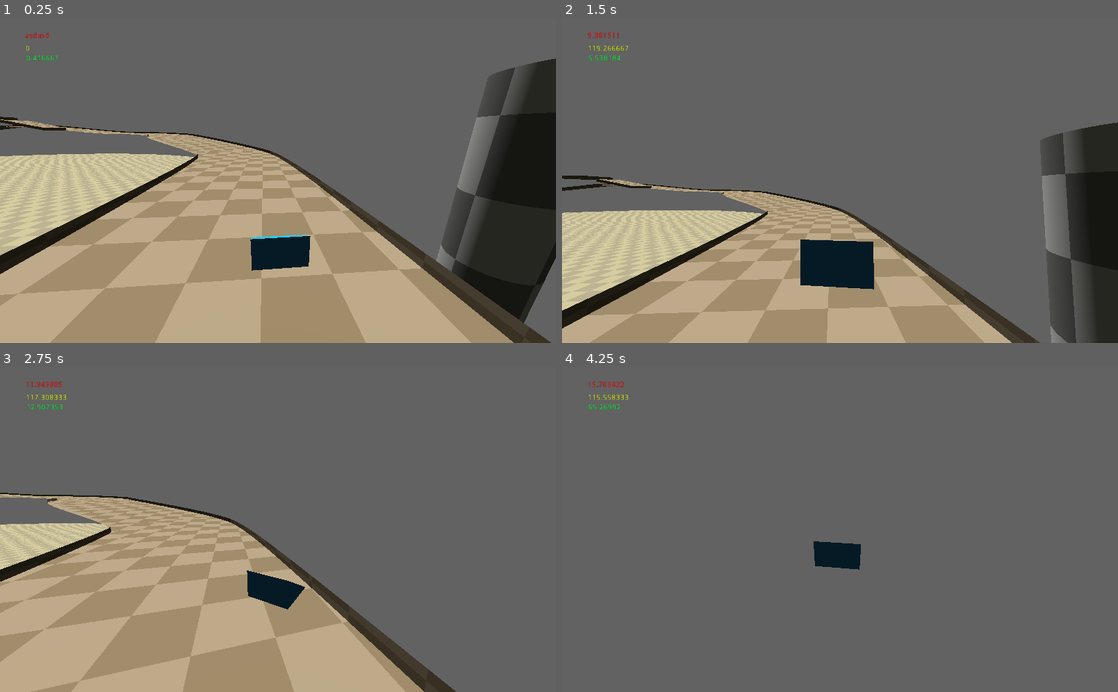
Above: before the commit, frames 1-4 (two rows, left to right).
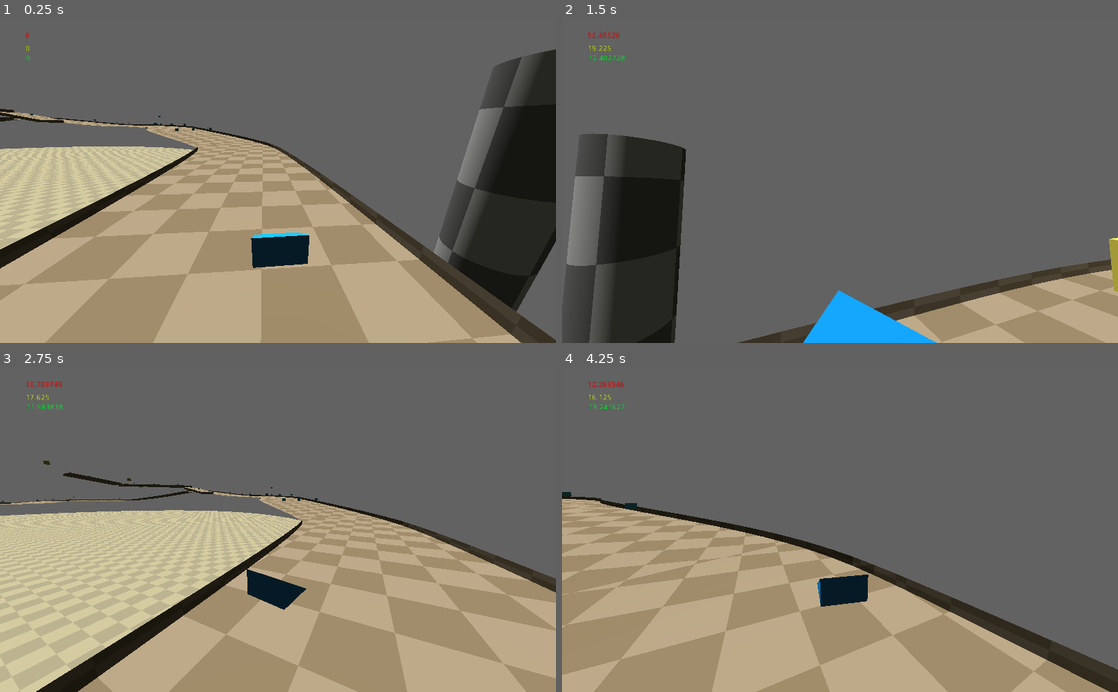
Above: after the commit, the same moments.

Repository: EdmarDev/Wind-Up-Racer
Game: Godot game, scene res://src/tracks/track.tscn
Two runs of this game, one before a commit and one after it. Both use one fixed random seed, a clock stepped at 60 frames per second and the inputs below. The project has no main scene, so this scene is started directly.
Inputs:
- Up to frame 1 (0.25 s): no input
- Up to frame 2 (1.5 s): hold D (steer_right) 0.53-1.28 s; tap Space (jump) at 0.6, 0.77, 1.07, 1.35 s; hold Shift (brake) from 1.28 s (still down)
- Up to frame 3 (2.75 s): tap Space (jump) at 1.52, 1.82, 2.1 s; release Shift (brake) at 2.03 s; hold D (steer_right) from 2.03 s (still down)
- Up to frame 4 (4.25 s): tap Space (jump) at 2.85, 3.02, 3.32, 3.6, 3.77, 4.07 s; release D (steer_right) at 3.53 s; hold A (steer_left) from 3.53 s (still down)

The runs differ from the first frame. In frame 1, 18% of the frame differs, in the area x 0-100%, y 4-100%; in frame 2, 41%; in frame 3, 42%; in frame 4, 40%.

Commit message:
Implement track design

Diff:
--- /dev/null
+++ b/src/items/BigBoost.tscn
@@ -0,0 +1,28 @@
+[gd_scene load_steps=5 format=2]
+
+[ext_resource path="res://src/items/SpeedBoost.gd" type="Script" id=1]
+
+[sub_resource type="SpatialMaterial" id=1]
+albedo_color = Color( 1, 0.945098, 0.345098, 1 )
+
+[sub_resource type="CubeMesh" id=2]
+material = SubResource( 1 )
+size = Vector3( 1.5, 1.5, 1.5 )
+
+[sub_resource type="SphereShape" id=3]
+radius = 1.2
+
+[node name="BigBoost" type="Area"]
+script = ExtResource( 1 )
+energy_recover = 7.5
+boost_strength = 25.0
+boost_duration = 1.5
+
+[node name="visual" type="Spatial" parent="."]
+
+[node name="MeshInstance" type="MeshInstance" parent="visual"]
+mesh = SubResource( 2 )
+material/0 = null
+
+[node name="CollisionShape" type="CollisionShape" parent="."]
+shape = SubResource( 3 )
--- a/src/items/SpeedBoost.gd
+++ b/src/items/SpeedBoost.gd
@@ -1,13 +1,17 @@
 extends Area
 
+export var energy_recover := 1.5
+export var boost_strength := 15.0
+export var boost_duration := .75
+
 func _ready() -> void:
-	pass # Replace with function body.
+	connect("body_entered", self, "_on_SpeedBoost_body_entered")
 
 
 func _on_SpeedBoost_body_entered(body: Node) -> void:
 	if not (body is Vehicle):
 		return
 	var vehicle := body as Vehicle
-	vehicle.recover_energy(1.5)
-	vehicle.add_boost(15, .5)
+	vehicle.recover_energy(energy_recover)
+	vehicle.add_boost(boost_strength, boost_duration)
 	queue_free()
--- a/src/items/SpeedBoost.tscn
+++ b/src/items/SpeedBoost.tscn
@@ -14,6 +14,7 @@
 
 [node name="SpeedBoost" type="Area"]
 script = ExtResource( 1 )
+energy_recover = 1.5
 
 [node name="CollisionShape" type="CollisionShape" parent="."]
 transform = Transform( 1, 0, 0, 0, 1, 0, 0, 0, 1, 0, 0.460577, 0 )
@@ -25,4 +26,3 @@
 transform = Transform( 1, 0, 0, 0, 1, 0, 0, 0, 1, 0, 0.461718, 0 )
 mesh = SubResource( 3 )
 material/0 = null
-[connection signal="body_entered" from="." to="." method="_on_SpeedBoost_body_entered"]
--- a/src/tracks/track.tscn
+++ b/src/tracks/track.tscn
@@ -1,8 +1,10 @@
-[gd_scene load_steps=19 format=2]
+[gd_scene load_steps=21 format=2]
 
 [ext_resource path="res://src/vehicle/vehicle.tscn" type="PackedScene" id=1]
 [ext_resource path="res://test/test_camera.gd" type="Script" id=2]
 [ext_resource path="res://test/test_mat.material" type="Material" id=3]
+[ext_resource path="res://src/items/SpeedBoost.tscn" type="PackedScene" id=4]
+[ext_resource path="res://src/items/BigBoost.tscn" type="PackedScene" id=5]
 
 [sub_resource type="Shader" id=1]
 code = "shader_type spatial;
@@ -66,34 +68,34 @@
 [sub_resource type="BoxShape" id=7]
 extents = Vector3( 6, 0.5, 5 )
 
-[sub_resource type="CubeMesh" id=11]
+[sub_resource type="CubeMesh" id=8]
 material = SubResource( 5 )
 size = Vector3( 20, 1, 10 )
 
-[sub_resource type="BoxShape" id=12]
+[sub_resource type="BoxShape" id=9]
 extents = Vector3( 10, 0.5, 5 )
 
-[sub_resource type="CubeMesh" id=8]
+[sub_resource type="CubeMesh" id=10]
 material = ExtResource( 3 )
-size = Vector3( 4, 10, 20 )
-
-[sub_resource type="BoxShape" id=13]
-extents = Vector3( 2, 5, 10 )
-
-[sub_resource type="CubeMesh" id=14]
+size = Vector3( 2, 10, 40 )
+
+[sub_resource type="BoxShape" id=16]
+extents = Vector3( 1, 5, 20 )
+
+[sub_resource type="CubeMesh" id=12]
 material = ExtResource( 3 )
 size = Vector3( 2, 10, 7.5 )
 
-[sub_resource type="BoxShape" id=15]
+[sub_resource type="BoxShape" id=13]
 extents = Vector3( 1, 5, 3.75 )
 
-[sub_resource type="ShaderMaterial" id=9]
+[sub_resource type="ShaderMaterial" id=14]
 shader = SubResource( 1 )
 shader_param/c1 = Color( 0.898039, 0.898039, 0.898039, 1 )
 shader_param/c2 = Color( 0.529412, 0.529412, 0.529412, 1 )
 
-[sub_resource type="CylinderMesh" id=10]
-material = SubResource( 9 )
+[sub_resource type="CylinderMesh" id=15]
+material = SubResource( 14 )
 height = 10.0
 rings = 8
 
@@ -129,7 +131,6 @@
 transform = Transform( 0.9089, 0.178929, -0.376677, -0.193156, 0.981168, -9.51979e-09, 0.369583, 0.0727573, 0.926345, -28.484, -9.53674e-07, -70.9745 )
 
 [node name="MeshInstance" type="MeshInstance" parent="road/StaticBody2"]
-transform = Transform( 1, 0, 0, 0, 1, 0, 0, 0, 1, 0, 0, 0 )
 mesh = SubResource( 6 )
 material/0 = null
 
@@ -140,7 +141,6 @@
 transform = Transform( 0.965162, -0.225133, 0.133329, 0.227161, 0.973857, 0, -0.129843, 0.0302872, 0.991072, -7.61161, 6.03787, 77.7558 )
 
 [node name="MeshInstance" type="MeshInstance" parent="road/StaticBody3"]
-transform = Transform( 1, 0, 0, 0, 1, 0, 0, 0, 1, 0, 0, 0 )
 mesh = SubResource( 6 )
 material/0 = null
 
@@ -151,7 +151,6 @@
 transform = Transform( 0.995123, 0, 0.0986424, 0, 1, 0, -0.0986424, 0, 0.995123, 6.79062, 8.54852, 74.8911 )
 
 [node name="MeshInstance" type="MeshInstance" parent="road/StaticBody4"]
-transform = Transform( 1, 0, 0, 0, 1, 0, 0, 0, 1, 0, 0, 0 )
 mesh = SubResource( 6 )
 material/0 = null
 
@@ -162,7 +161,6 @@
 transform = Transform( 0.995123, 0, 0.0986424, 0, 1, 0, -0.0986424, 0, 0.995123, 22.801, 9.13503, 70.7403 )
 
 [node name="MeshInstance" type="MeshInstance" parent="road/StaticBody5"]
-transform = Transform( 1, 0, 0, 0, 1, 0, 0, 0, 1, 0, 0, 0 )
 mesh = SubResource( 6 )
 material/0 = null
 
@@ -184,46 +182,328 @@
 transform = Transform( 0.0464574, -0.00887819, 0.998881, 0.187707, 0.982225, -9.14768e-10, -0.981126, 0.187497, 0.0472981, 37.8935, 11.7117, 49.0448 )
 
 [node name="MeshInstance" type="MeshInstance" parent="road/StaticBody6"]
-transform = Transform( 1, 0, 0, 0, 1, 0, 0, 0, 1, 0, 0, 0 )
-mesh = SubResource( 11 )
+mesh = SubResource( 8 )
 material/0 = null
 
 [node name="CollisionShape" type="CollisionShape" parent="road/StaticBody6"]
-shape = SubResource( 12 )
+shape = SubResource( 9 )
 
 [node name="walls" type="Spatial" parent="."]
 
 [node name="StaticBody" type="StaticBody" parent="walls"]
-transform = Transform( 1, 0, 0, 0, 1, 0, 0, 0, 1, 21.2233, 0, -73.9699 )
+transform = Transform( 1, 0, 0, 0, 1, 0, 0, 0, 1, 21.2233, 0, -63.9398 )
 
 [node name="MeshInstance" type="MeshInstance" parent="walls/StaticBody"]
-mesh = SubResource( 8 )
+mesh = SubResource( 10 )
 material/0 = null
 
 [node name="CollisionShape" type="CollisionShape" parent="walls/StaticBody"]
-shape = SubResource( 13 )
+shape = SubResource( 16 )
 
 [node name="StaticBody2" type="StaticBody" parent="walls"]
 transform = Transform( 0.879208, 0, 0.476438, 0, 1, 0, -0.476438, 0, 0.879208, -24.007, 4.56671, -12.6683 )
 
 [node name="MeshInstance" type="MeshInstance" parent="walls/StaticBody2"]
 transform = Transform( 1, 0, 2.98023e-08, 0, 1, 0, 0, 0, 1, 0.345049, 0, 0.0887012 )
-mesh = SubResource( 14 )
+mesh = SubResource( 12 )
 material/0 = null
 
 [node name="CollisionShape" type="CollisionShape" parent="walls/StaticBody2"]
-shape = SubResource( 15 )
+shape = SubResource( 13 )
 
 [node name="StaticBody3" type="StaticBody" parent="walls"]
 transform = Transform( 0.99684, -0.0116436, 0.0785754, 0, 0.989198, 0.146584, -0.0794334, -0.146121, 0.986073, -29.4326, 2.6556, -27.8445 )
 
 [node name="MeshInstance" type="MeshInstance" parent="walls/StaticBody3"]
-transform = Transform( 1, 0, 0, 0, 1, 0, 0, 0, 1, 0, 0, 0 )
-mesh = SubResource( 14 )
+mesh = SubResource( 12 )
 material/0 = null
 
 [node name="CollisionShape" type="CollisionShape" parent="walls/StaticBody3"]
-shape = SubResource( 15 )
+shape = SubResource( 13 )
+
+[node name="items" type="Spatial" parent="."]
+
+[node name="SpeedBoost" parent="items" instance=ExtResource( 4 )]
+transform = Transform( 1, 0, 0, 0, 1, 0, 0, 0, 1, -82.3399, 2.01525, 39.195 )
+
+[node name="SpeedBoost81" parent="items" instance=ExtResource( 4 )]
+transform = Transform( 1, 0, 0, 0, 1, 0, 0, 0, 1, -80.0097, 2.01525, 36.5063 )
+
+[node name="SpeedBoost82" parent="items" instance=ExtResource( 4 )]
+transform = Transform( 1, 0, 0, 0, 1, 0, 0, 0, 1, -85.2765, 2.01525, 42.2631 )
+
+[node name="SpeedBoost83" parent="items" instance=ExtResource( 4 )]
+transform = Transform( 1, 0, 0, 0, 1, 0, 0, 0, 1, -72.2532, 3.07909, 51.0729 )
+
+[node name="SpeedBoost2" parent="items" instance=ExtResource( 4 )]
+transform = Transform( 0.999995, 0, -0.00310668, 0, 1, 0, 0.00310668, 0, 0.999995, -74.7776, 3.04311, 53.6722 )
+
+[node name="SpeedBoost3" parent="items" instance=ExtResource( 4 )]
+transform = Transform( 0.999995, 0, -0.00310668, 0, 1, 0, 0.00310668, 0, 0.999995, -69.5804, 3.19611, 48.0323 )
+
+[node name="SpeedBoost4" parent="items" instance=ExtResource( 4 )]
+transform = Transform( 0.999995, 0, -0.00310668, 0, 1, 0, 0.00310668, 0, 0.999995, -60.2383, 3.18533, 68.5427 )
+
+[node name="SpeedBoost5" parent="items" instance=ExtResource( 4 )]
+transform = Transform( 0.999995, 0, -0.00310668, 0, 1, 0, 0.00310668, 0, 0.999995, -60.2383, 5.82261, 68.5427 )
+
+[node name="SpeedBoost6" parent="items" instance=ExtResource( 4 )]
+transform = Transform( 0.999995, 0, -0.00310668, 0, 1, 0, 0.00310668, 0, 0.999995, -34.6482, 3.5793, 90.1059 )
+
+[node name="SpeedBoost7" parent="items" instance=ExtResource( 4 )]
+transform = Transform( 0.999995, 0, -0.00310668, 0, 1, 0, 0.00310668, 0, 0.999995, -27.2242, 3.79642, 92.767 )
+
+[node name="SpeedBoost8" parent="items" instance=ExtResource( 4 )]
+transform = Transform( 0.999995, 0, -0.00310668, 0, 1, 0, 0.00310668, 0, 0.999995, -16.7366, 4.93785, 93.9523 )
+
+[node name="SpeedBoost9" parent="items" instance=ExtResource( 4 )]
+transform = Transform( 0.999995, 0, -0.00310668, 0, 1, 0, 0.00310668, 0, 0.999995, -7.78535, 6.81318, 77.6813 )
+
+[node name="SpeedBoost10" parent="items" instance=ExtResource( 4 )]
+transform = Transform( 0.999995, 0, -0.00310668, 0, 1, 0, 0.00310668, 0, 0.999995, 6.8446, 9.30526, 75.0709 )
+
+[node name="SpeedBoost11" parent="items" instance=ExtResource( 4 )]
+transform = Transform( 0.999995, 0, -0.00310668, 0, 1, 0, 0.00310668, 0, 0.999995, 22.729, 9.72298, 70.8384 )
+
+[node name="SpeedBoost12" parent="items" instance=ExtResource( 4 )]
+transform = Transform( 0.999995, 0, -0.00310668, 0, 1, 0, 0.00310668, 0, 0.999995, 36.4422, 10.1463, 66.6268 )
+
+[node name="SpeedBoost13" parent="items" instance=ExtResource( 4 )]
+transform = Transform( 0.999995, 0, -0.00310668, 0, 1, 0, 0.00310668, 0, 0.999995, 37.9013, 12.6101, 47.2391 )
+
+[node name="BigBoost" parent="items" instance=ExtResource( 5 )]
+transform = Transform( 0.999995, 0, -0.00310668, 0, 1, 0, 0.00310668, 0, 0.999995, 38.6456, 18.1336, 33.8118 )
+
+[node name="SpeedBoost14" parent="items" instance=ExtResource( 4 )]
+transform = Transform( 0.999995, 0, -0.00310668, 0, 1, 0, 0.00310668, 0, 0.999995, 26.1189, 4.62801, 88.7919 )
+
+[node name="SpeedBoost15" parent="items" instance=ExtResource( 4 )]
+transform = Transform( 0.999995, 0, -0.00310668, 0, 1, 0, 0.00310668, 0, 0.999995, 30.5806, 5.84956, 87.0967 )
+
+[node name="SpeedBoost16" parent="items" instance=ExtResource( 4 )]
+transform = Transform( 0.999995, 0, -0.00310668, 0, 1, 0, 0.00310668, 0, 0.999995, 34.5814, 3.6989, 85.7119 )
+
+[node name="SpeedBoost17" parent="items" instance=ExtResource( 4 )]
+transform = Transform( 0.999995, 0, -0.00310668, 0, 1, 0, 0.00310668, 0, 0.999995, 39.6213, 3.6989, 77.2559 )
+
+[node name="BigBoost2" parent="items" instance=ExtResource( 5 )]
+transform = Transform( 0.999995, 0, -0.00310668, 0, 1, 0, 0.00310668, 0, 0.999995, 46.2832, 13.5248, 68.964 )
+
+[node name="SpeedBoost18" parent="items" instance=ExtResource( 4 )]
+transform = Transform( 0.999995, 0, -0.00310668, 0, 1, 0, 0.00310668, 0, 0.999995, 61.2961, 0.496222, 65.0762 )
+
+[node name="SpeedBoost19" parent="items" instance=ExtResource( 4 )]
+transform = Transform( 0.999995, 0, -0.00310668, 0, 1, 0, 0.00310668, 0, 0.999995, 66.1729, 0.496222, 70.482 )
+
+[node name="SpeedBoost20" parent="items" instance=ExtResource( 4 )]
+transform = Transform( 0.999995, 0, -0.00310668, 0, 1, 0, 0.00310668, 0, 0.999995, 82.7832, 0.372336, 50.3727 )
+
+[node name="SpeedBoost21" parent="items" instance=ExtResource( 4 )]
+transform = Transform( 0.999995, 0, -0.00310668, 0, 1, 0, 0.00310668, 0, 0.999995, 82.1569, 0.394364, 43.0208 )
+
+[node name="SpeedBoost22" parent="items" instance=ExtResource( 4 )]
+transform = Transform( 0.999995, 0, -0.00310668, 0, 1, 0, 0.00310668, 0, 0.999995, 69.9602, 1.69956, 48.844 )
+
+[node name="SpeedBoost23" parent="items" instance=ExtResource( 4 )]
+transform = Transform( 0.999995, 0, -0.00310668, 0, 1, 0, 0.00310668, 0, 0.999995, 62.694, 0.452471, 35.7789 )
+
+[node name="SpeedBoost24" parent="items" instance=ExtResource( 4 )]
+transform = Transform( 0.999995, 0, -0.00310668, 0, 1, 0, 0.00310668, 0, 0.999995, 51.2273, 0.498348, 30.9805 )
+
+[node name="SpeedBoost25" parent="items" instance=ExtResource( 4 )]
+transform = Transform( 0.999995, 0, -0.00310668, 0, 1, 0, 0.00310668, 0, 0.999995, 39.9629, 0.410541, 19.9911 )
+
+[node name="SpeedBoost26" parent="items" instance=ExtResource( 4 )]
+transform = Transform( 0.976631, 0, -0.214923, 0, 1, 0, 0.214923, 0, 0.976631, 38.0732, 0.354814, 4.07644 )
+
+[node name="SpeedBoost27" parent="items" instance=ExtResource( 4 )]
+transform = Transform( 0.976631, 0, -0.214923, 0, 1, 0, 0.214923, 0, 0.976631, 42.0556, 0.354814, 5.93056 )
+
+[node name="SpeedBoost28" parent="items" instance=ExtResource( 4 )]
+transform = Transform( 0.976631, 0, -0.214923, 0, 1, 0, 0.214923, 0, 0.976631, 46.0338, 0.354814, 7.79752 )
+
+[node name="SpeedBoost29" parent="items" instance=ExtResource( 4 )]
+transform = Transform( 0.203402, 0, -0.979095, 0, 1, 0, 0.979095, 0, 0.203402, 59.1325, 0.354815, -5.21475 )
+
+[node name="SpeedBoost30" parent="items" instance=ExtResource( 4 )]
+transform = Transform( 0.203402, 0, -0.979095, 0, 1, 0, 0.979095, 0, 0.203402, 59.0697, 0.354815, -0.822325 )
+
+[node name="SpeedBoost31" parent="items" instance=ExtResource( 4 )]
+transform = Transform( 0.203402, 0, -0.979095, 0, 1, 0, 0.979095, 0, 0.203402, 58.9935, 0.354815, 3.57153 )
+
+[node name="SpeedBoost32" parent="items" instance=ExtResource( 4 )]
+transform = Transform( 0.203402, 0, -0.979095, 0, 1, 0, 0.979095, 0, 0.203402, 76.7132, 0.304788, -6.24439 )
+
+[node name="SpeedBoost33" parent="items" instance=ExtResource( 4 )]
+transform = Transform( 0.203402, 0, -0.979095, 0, 1, 0, 0.979095, 0, 0.203402, 80.2805, 0.304788, 0.699172 )
+
+[node name="SpeedBoost34" parent="items" instance=ExtResource( 4 )]
+transform = Transform( 0.203402, 0, -0.979095, 0, 1, 0, 0.979095, 0, 0.203402, 84.7976, 2.01302, -12.4113 )
+
+[node name="SpeedBoost35" parent="items" instance=ExtResource( 4 )]
+transform = Transform( 0.203402, 0, -0.979095, 0, 1, 0, 0.979095, 0, 0.203402, 95.6742, 0.366475, -34.6436 )
+
+[node name="SpeedBoost87" parent="items" instance=ExtResource( 4 )]
+transform = Transform( 0.203402, 0, -0.979095, 0, 1, 0, 0.979095, 0, 0.203402, 90.0985, 0.366475, -34.6436 )
+
+[node name="SpeedBoost36" parent="items" instance=ExtResource( 4 )]
+transform = Transform( 0.203402, 0, -0.979095, 0, 1, 0, 0.979095, 0, 0.203402, 93.3171, 0.433974, -48.2674 )
+
+[node name="SpeedBoost37" parent="items" instance=ExtResource( 4 )]
+transform = Transform( 0.203402, 0, -0.979095, 0, 1, 0, 0.979095, 0, 0.203402, 70.8796, 0.367146, -38.9606 )
+
+[node name="BigBoost3" parent="items" instance=ExtResource( 5 )]
+transform = Transform( 0.999995, 0, -0.00310668, 0, 1, 0, 0.00310668, 0, 0.999995, 64.2198, 1.51531, -35.5213 )
+
+[node name="SpeedBoost38" parent="items" instance=ExtResource( 4 )]
+transform = Transform( 0.203402, 0, -0.979095, 0, 1, 0, 0.979095, 0, 0.203402, 58.4261, 0.367146, -32.3424 )
+
+[node name="SpeedBoost85" parent="items" instance=ExtResource( 4 )]
+transform = Transform( 0.203402, 0, -0.979095, 0, 1, 0, 0.979095, 0, 0.203402, 59.2568, 0.367146, -28.3441 )
+
+[node name="SpeedBoost86" parent="items" instance=ExtResource( 4 )]
+transform = Transform( 0.203402, 0, -0.979095, 0, 1, 0, 0.979095, 0, 0.203402, 57.5371, 0.367146, -36.622 )
+
+[node name="SpeedBoost39" parent="items" instance=ExtResource( 4 )]
+transform = Transform( 0.203402, 0, -0.979095, 0, 1, 0, 0.979095, 0, 0.203402, 32.2729, 0.375698, -36.6083 )
+
+[node name="SpeedBoost40" parent="items" instance=ExtResource( 4 )]
+transform = Transform( 0.203402, 0, -0.979095, 0, 1, 0, 0.979095, 0, 0.203402, 34.2049, 0.414037, -42.9185 )
+
+[node name="SpeedBoost41" parent="items" instance=ExtResource( 4 )]
+transform = Transform( 0.203402, 0, -0.979095, 0, 1, 0, 0.979095, 0, 0.203402, 35.4918, 0.500769, -49.2773 )
+
+[node name="SpeedBoost42" parent="items" instance=ExtResource( 4 )]
+transform = Transform( 0.203402, 0, -0.979095, 0, 1, 0, 0.979095, 0, 0.203402, 28.5177, 0.500769, -61.4969 )
+
+[node name="SpeedBoost43" parent="items" instance=ExtResource( 4 )]
+transform = Transform( 0.203402, 0, -0.979095, 0, 1, 0, 0.979095, 0, 0.203402, 21.3168, 0.159411, -86.9215 )
+
+[node name="SpeedBoost44" parent="items" instance=ExtResource( 4 )]
+transform = Transform( 0.203402, 0, -0.979095, 0, 1, 0, 0.979095, 0, 0.203402, 21.1405, -0.362751, -93.3268 )
+
+[node name="SpeedBoost45" parent="items" instance=ExtResource( 4 )]
+transform = Transform( 0.203402, 0, -0.979095, 0, 1, 0, 0.979095, 0, 0.203402, 20.9138, -0.586663, -99.5211 )
+
+[node name="SpeedBoost46" parent="items" instance=ExtResource( 4 )]
+transform = Transform( 0.203402, 0, -0.979095, 0, 1, 0, 0.979095, 0, 0.203402, 15.0837, 0.539339, -72.127 )
+
+[node name="SpeedBoost84" parent="items" instance=ExtResource( 4 )]
+transform = Transform( 0.203402, 0, -0.979095, 0, 1, 0, 0.979095, 0, 0.203402, 10.5843, 0.539339, -72.0885 )
+
+[node name="SpeedBoost47" parent="items" instance=ExtResource( 4 )]
+transform = Transform( 0.173167, 0, -0.984892, 0, 1, 0, 0.984892, 0, 0.173167, 17.4683, 3.19347, -40.8966 )
+
+[node name="SpeedBoost48" parent="items" instance=ExtResource( 4 )]
+transform = Transform( 0.173167, 0, -0.984892, 0, 1, 0, 0.984892, 0, 0.173167, 19.8539, 3.41737, -37.8532 )
+
+[node name="SpeedBoost49" parent="items" instance=ExtResource( 4 )]
+transform = Transform( 0.173167, 0, -0.984892, 0, 1, 0, 0.984892, 0, 0.173167, 14.6765, 3.41737, -38.1175 )
+
+[node name="SpeedBoost50" parent="items" instance=ExtResource( 4 )]
+transform = Transform( 0.173167, 0, -0.984892, 0, 1, 0, 0.984892, 0, 0.173167, 21.8089, 3.88598, -33.9844 )
+
+[node name="SpeedBoost51" parent="items" instance=ExtResource( 4 )]
+transform = Transform( 0.173167, 0, -0.984892, 0, 1, 0, 0.984892, 0, 0.173167, 17.4389, 3.88598, -33.8922 )
+
+[node name="SpeedBoost52" parent="items" instance=ExtResource( 4 )]
+transform = Transform( 0.173167, 0, -0.984892, 0, 1, 0, 0.984892, 0, 0.173167, 13.2511, 3.88598, -34.1913 )
+
+[node name="SpeedBoost53" parent="items" instance=ExtResource( 4 )]
+transform = Transform( 0.173167, 0, -0.984892, 0, 1, 0, 0.984892, 0, 0.173167, 21.9268, 5.09622, -22.4292 )
+
+[node name="SpeedBoost54" parent="items" instance=ExtResource( 4 )]
+transform = Transform( 0.173167, 0, -0.984892, 0, 1, 0, 0.984892, 0, 0.173167, 17.5568, 5.09622, -22.3369 )
+
+[node name="SpeedBoost55" parent="items" instance=ExtResource( 4 )]
+transform = Transform( 0.173167, 0, -0.984892, 0, 1, 0, 0.984892, 0, 0.173167, 13.369, 5.09622, -22.636 )
+
+[node name="SpeedBoost56" parent="items" instance=ExtResource( 4 )]
+transform = Transform( 0.173167, 0, -0.984892, 0, 1, 0, 0.984892, 0, 0.173167, 16.1989, 6.90975, -0.23292 )
+
+[node name="SpeedBoost57" parent="items" instance=ExtResource( 4 )]
+transform = Transform( 0.173167, 0, -0.984892, 0, 1, 0, 0.984892, 0, 0.173167, 9.74862, 7.29806, 4.6568 )
+
+[node name="SpeedBoost58" parent="items" instance=ExtResource( 4 )]
+transform = Transform( 0.173167, 0, -0.984892, 0, 1, 0, 0.984892, 0, 0.173167, -0.601978, 7.49668, 6.87478 )
+
+[node name="SpeedBoost59" parent="items" instance=ExtResource( 4 )]
+transform = Transform( 0.173167, 0, -0.984892, 0, 1, 0, 0.984892, 0, 0.173167, -10.4597, 7.00884, 5.27291 )
+
+[node name="SpeedBoost60" parent="items" instance=ExtResource( 4 )]
+transform = Transform( 0.173167, 0, -0.984892, 0, 1, 0, 0.984892, 0, 0.173167, -0.170649, 7.35068, -1.33804 )
+
+[node name="SpeedBoost61" parent="items" instance=ExtResource( 4 )]
+transform = Transform( 0.173167, 0, -0.984892, 0, 1, 0, 0.984892, 0, 0.173167, -26.7019, 4.34294, -10.8275 )
+
+[node name="SpeedBoost62" parent="items" instance=ExtResource( 4 )]
+transform = Transform( 0.173167, 0, -0.984892, 0, 1, 0, 0.984892, 0, 0.173167, -20.6921, 4.34294, -14.6364 )
+
+[node name="SpeedBoost63" parent="items" instance=ExtResource( 4 )]
+transform = Transform( 0.173167, 0, -0.984892, 0, 1, 0, 0.984892, 0, 0.173167, -26.3235, 2.49993, -28.1022 )
+
+[node name="SpeedBoost64" parent="items" instance=ExtResource( 4 )]
+transform = Transform( 0.173167, 0, -0.984892, 0, 1, 0, 0.984892, 0, 0.173167, -33.2232, 2.33497, -27.9614 )
+
+[node name="BigBoost4" parent="items" instance=ExtResource( 5 )]
+transform = Transform( 0.999995, 0, -0.00310668, 0, 1, 0, 0.00310668, 0, 0.999995, -27.4932, 4.8774, -20.1379 )
+
+[node name="SpeedBoost65" parent="items" instance=ExtResource( 4 )]
+transform = Transform( 0.173167, 0, -0.984892, 0, 1, 0, 0.984892, 0, 0.173167, -26.5259, 0.679196, -41.356 )
+
+[node name="SpeedBoost66" parent="items" instance=ExtResource( 4 )]
+transform = Transform( 0.173167, 0, -0.984892, 0, 1, 0, 0.984892, 0, 0.173167, -20.4942, 0.274753, -50.7386 )
+
+[node name="SpeedBoost67" parent="items" instance=ExtResource( 4 )]
+transform = Transform( 0.173167, 0, -0.984892, 0, 1, 0, 0.984892, 0, 0.173167, -13.2612, 2.18109, -66.0082 )
+
+[node name="SpeedBoost68" parent="items" instance=ExtResource( 4 )]
+transform = Transform( 0.173167, 0, -0.984892, 0, 1, 0, 0.984892, 0, 0.173167, -24.8491, 0.51464, -93.4178 )
+
+[node name="SpeedBoost69" parent="items" instance=ExtResource( 4 )]
+transform = Transform( 0.173167, 0, -0.984892, 0, 1, 0, 0.984892, 0, 0.173167, -24.8931, 0.51464, -100.886 )
+
+[node name="SpeedBoost70" parent="items" instance=ExtResource( 4 )]
+transform = Transform( 0.173167, 0, -0.984892, 0, 1, 0, 0.984892, 0, 0.173167, -41.0564, 0.293247, -89.1988 )
+
+[node name="SpeedBoost71" parent="items" instance=ExtResource( 4 )]
+transform = Transform( 0.173167, 0, -0.984892, 0, 1, 0, 0.984892, 0, 0.173167, -34.7805, 0.293247, -85.4096 )
+
+[node name="SpeedBoost72" parent="items" instance=ExtResource( 4 )]
+transform = Transform( -0.422033, 0, -0.906581, 0, 1, 0, 0.906581, 0, -0.422033, -59.7882, 0.268117, -57.9812 )
+
+[node name="SpeedBoost73" parent="items" instance=ExtResource( 4 )]
+transform = Transform( -0.422033, 0, -0.906581, 0, 1, 0, 0.906581, 0, -0.422033, -56.8131, 0.268117, -51.2809 )
+
+[node name="SpeedBoost74" parent="items" instance=ExtResource( 4 )]
+transform = Transform( -0.422033, 0, -0.906581, 0, 1, 0, 0.906581, 0, -0.422033, -58.2936, 0.268117, -54.2202 )
+
+[node name="SpeedBoost75" parent="items" instance=ExtResource( 4 )]
+transform = Transform( -0.569739, 0, -0.821826, 0, 1, 0, 0.821826, 0, -0.569739, -75.0655, 0.40084, -53.5669 )
+
+[node name="SpeedBoost76" parent="items" instance=ExtResource( 4 )]
+transform = Transform( -0.569739, 0, -0.821826, 0, 1, 0, 0.821826, 0, -0.569739, -73.2704, 0.40084, -46.459 )
+
+[node name="SpeedBoost77" parent="items" instance=ExtResource( 4 )]
+transform = Transform( -0.569739, 0, -0.821826, 0, 1, 0, 0.821826, 0, -0.569739, -74.2307, 2.31039, -49.6068 )
+
+[node name="SpeedBoost78" parent="items" instance=ExtResource( 4 )]
+transform = Transform( 0.330679, 0, -0.943743, 0, 1, 0, 0.943743, 0, 0.330679, -95.937, 0.268117, -38.3243 )
+
+[node name="SpeedBoost79" parent="items" instance=ExtResource( 4 )]
+transform = Transform( 0.330679, 0, -0.943743, 0, 1, 0, 0.943743, 0, 0.330679, -89.1295, 0.268117, -35.6036 )
+
+[node name="SpeedBoost80" parent="items" instance=ExtResource( 4 )]
+transform = Transform( 0.330679, 0, -0.943743, 0, 1, 0, 0.943743, 0, 0.330679, -92.2414, 2.24323, -36.6746 )
+
+[node name="BigBoost5" parent="items" instance=ExtResource( 5 )]
+transform = Transform( 0.999733, 0, -0.0230887, 0, 1, 0, 0.0230887, 0, 0.999733, -100.148, 1.47656, -14.1022 )
+
+[node name="BigBoost7" parent="items" instance=ExtResource( 5 )]
+transform = Transform( 0.999733, 0, -0.0230887, 0, 1, 0, 0.0230887, 0, 0.999733, -28.2473, 2.0795, -70.9388 )
+
+[node name="BigBoost6" parent="items" instance=ExtResource( 5 )]
+transform = Transform( 0.999733, 0, -0.0230887, 0, 1, 0, 0.0230887, 0, 0.999733, -94.1455, 1.47656, -14.0914 )
 
 [node name="DirectionalLight" type="DirectionalLight" parent="."]
 transform = Transform( 0.994815, 0.029783, 0.0972399, -0.101699, 0.291337, 0.951199, 0, -0.956157, 0.292856, 0, 12.5705, 0 )
--- a/src/vehicle/vehicle.gd
+++ b/src/vehicle/vehicle.gd
@@ -5,11 +5,11 @@
 var _wheel_base := 1.9
 var _velocity: Vector3
 var _acceleration :=  35.0
-var _jump_impulse := 10.0
+var _jump_impulse := 15.0
 var _heading_direction: Vector3
 var _steering_direction: float
 var _steering_angle := 9
-var _gravity := 25.0
+var _gravity := 40.0
 var _friction := .9
 var _drag := 0.06
 
@@ -21,9 +21,8 @@
 var _look_dir := Vector3.ZERO
 
 var _current_energy := 0.0
-var _max_energy := 120.0
-var _brake_energy_cost := 2.5
-var _jump_energy_cost := .25
+var _max_energy := 20.0
+var _brake_energy_cost := 3.5
 var _moving := false
 
 var _acceleration_boost := 0.0
@@ -52,7 +51,6 @@
 
 	if _can_jump and Input.is_action_just_pressed("jump"):
 		_velocity += Vector3.UP * _jump_impulse
-		_current_energy -= _jump_energy_cost
 		_jump_timer = 0.0
 		_can_jump = false
 
@@ -80,7 +78,7 @@
 	look_at(global_transform.origin + _look_dir, Vector3.UP)
 
 	if not _is_on_floor and _velocity.y < 0:
-		_velocity.y -= _gravity * 2.5 * delta
+		_velocity.y -= _gravity * 1.5 * delta
 	else:
 		_velocity.y -= _gravity * delta
 
@@ -150,7 +148,7 @@
 				_velocity = _velocity.normalized() * 20
 			delta_vel = remainder.bounce(n)
 			reset_boost()
-			_current_energy -= 1.0
+			_current_energy -= 3.0
 		col = move_and_collide(delta_vel)
 
 	$speed.text = str(_velocity.length())
Not shown: 1 places in src/tracks/track.tscn that only renumber resources
